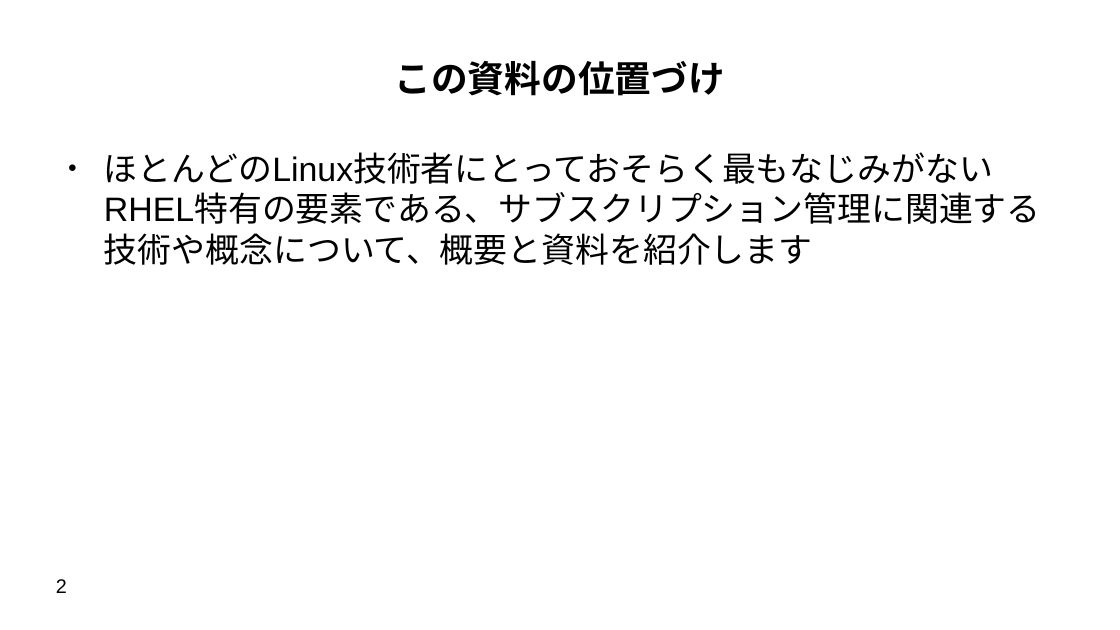
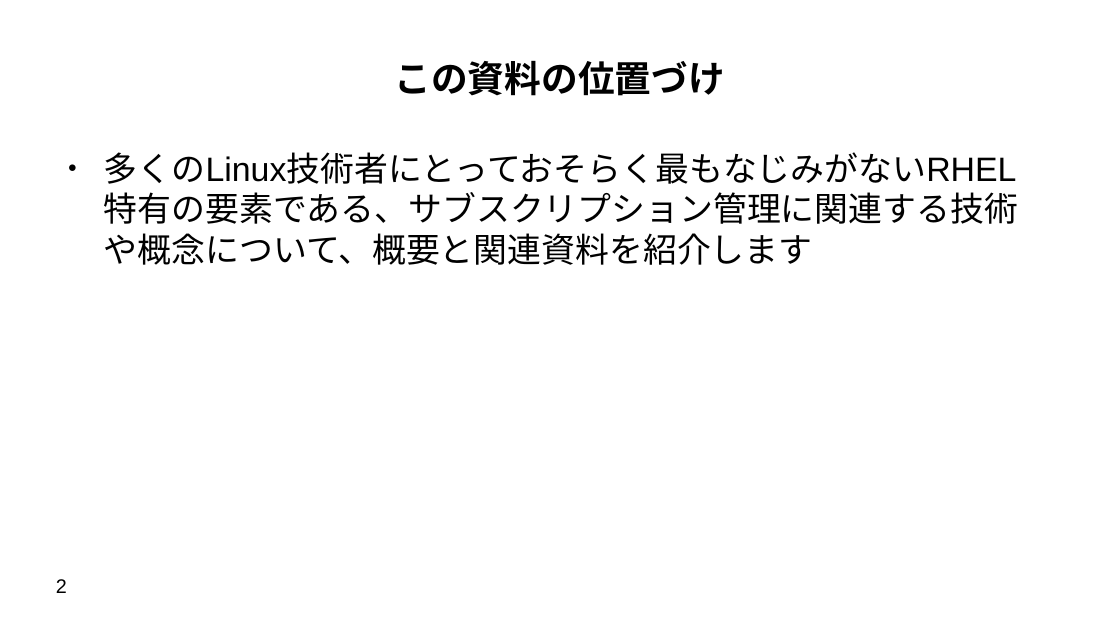
Before and after one commit to moriwaka/moriwaka.github.io, a slide deck: slide 2 of Presentation/RHEL/beginner/rhel-subscription.odp. Drawn at 1120x630 pixels with LibreOffice and Linux fonts; fonts in the diff are those of the drawing. Boxes give left, top, right and bottom in pixels: in the first picture for what was removed or moved away, otherwise in the second. Text is boxed around its words. In the diff, an @@ line names an element or a change of style, - is before the commit and + after.

```diff
--- a/Presentation/RHEL/beginner/rhel-subscription.odp
+++ b/Presentation/RHEL/beginner/rhel-subscription.odp
@@ text at bbox=[104, 152, 1018, 265]: text changed @@
-● ほとんどのLinux技術者にとっておそらく最もなじみがないRHEL特有の要素である、サブスクリプション管理に関連する技術や概念について、概要と資料を紹介します
+● 多くのLinux技術者にとっておそらく最もなじみがないRHEL特有の要素である、サブスクリプション管理に関連する技術や概念について、概要と関連資料を紹介します
```
Also in this commit, not shown: 13 other slides changed, 2 slides added, 1 slide removed, 2 other files.
